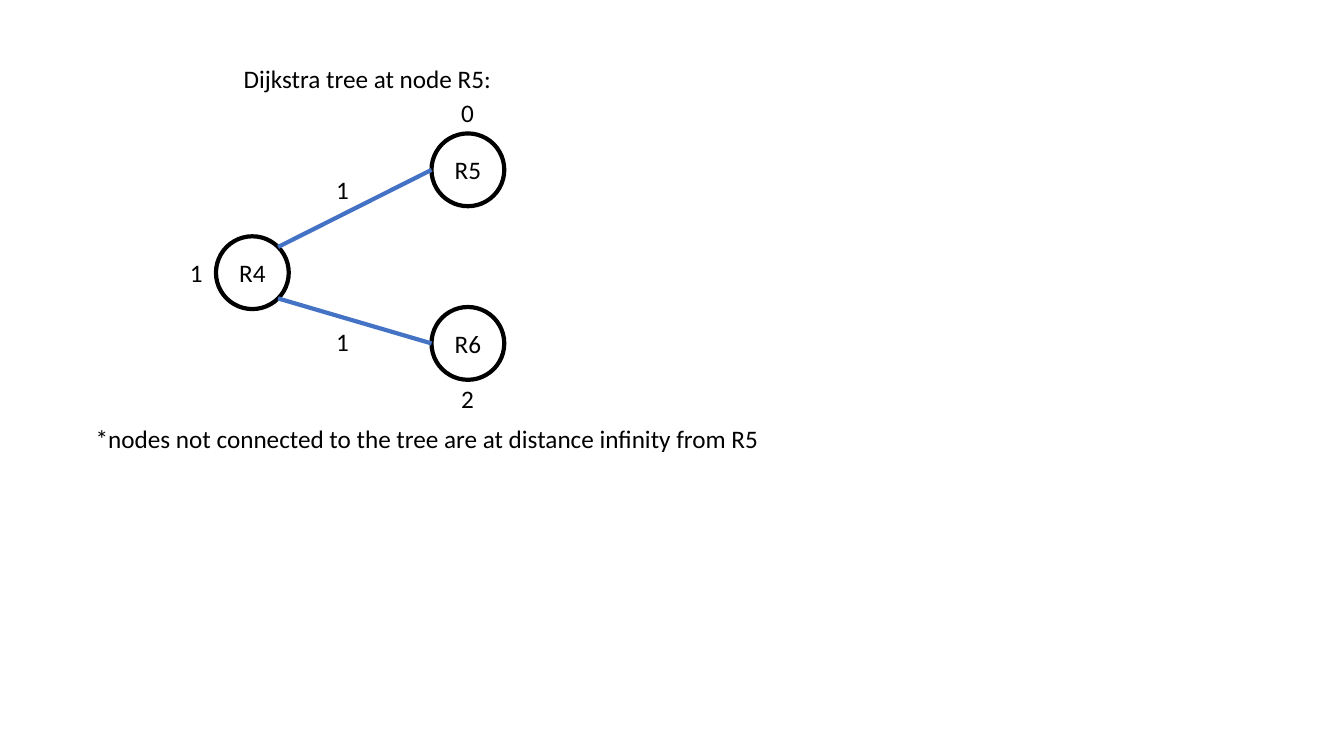
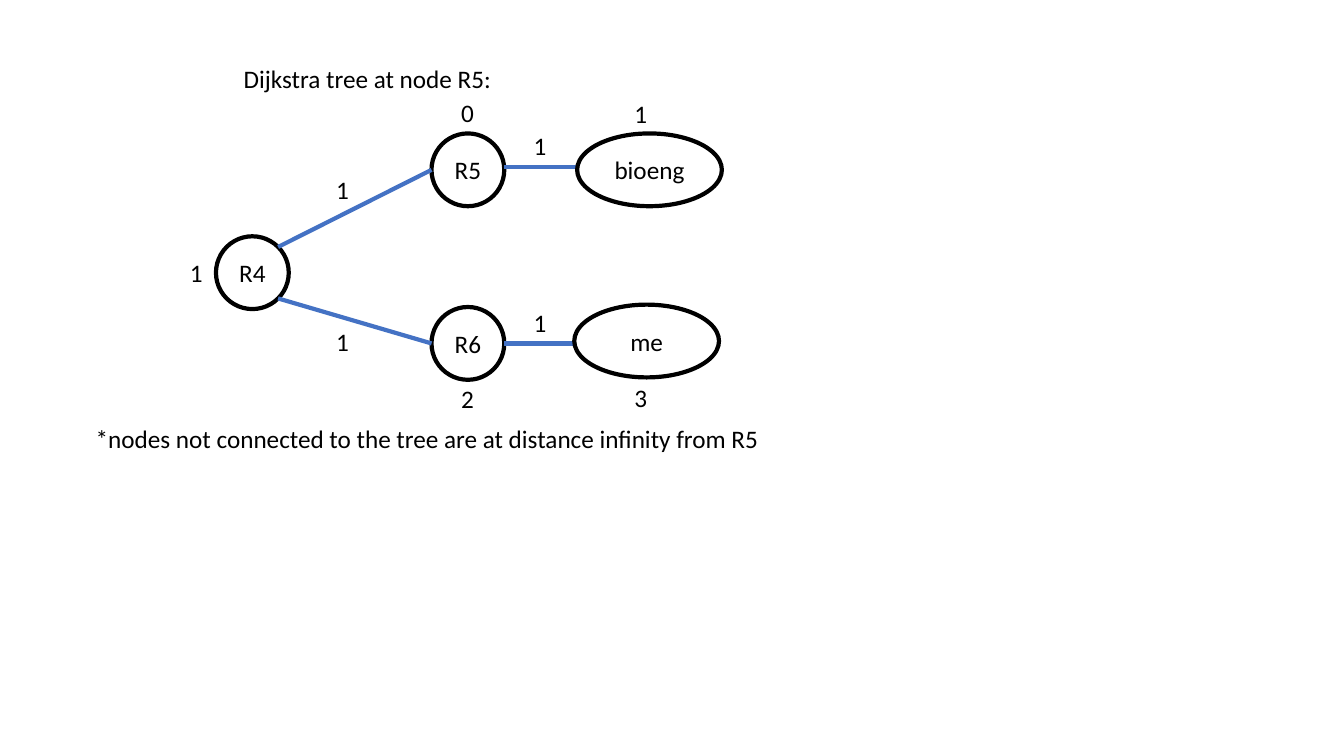
Before and after one commit to nimadastmalchi/F22, a slide deck: slide 3 of CS118/hw4/problem2.pptx. Drawn at 1344x756 pixels with LibreOffice and Linux fonts; fonts in the diff are those of the drawing. Boxes give left, top, right and bottom in pixels: in the first picture for what was removed or moved away, otherwise in the second. Text is boxed around its words. In the diff, an @@ line names an element or a change of style, - is before the commit and + after.

```diff
--- a/CS118/hw4/problem2.pptx
+++ b/CS118/hw4/problem2.pptx
@@ text added at (634,106,647,123), 18 pt, text #000000 @@
+1
@@ text added at (534,138,547,155), 18 pt, text #000000 @@
+1
@@ ellipse added at (578,133,723,206), outline #000000 3 pt, 18 pt, text #000000 @@
+bioeng
@@ line added from (577, 167) to (504, 167), #4472C4 3 pt @@
@@ text added at (534,315,547,332), 18 pt, text #000000 @@
+1
@@ ellipse added at (575,304,720,377), outline #000000 3 pt, 18 pt, text #000000 @@
+me
@@ line added from (577, 344) to (504, 344), #4472C4 3 pt @@
@@ text added at (634,390,647,407), 18 pt, text #000000 @@
+3
```
Also in this commit, not shown: 2 other slides changed, 2 other files.
